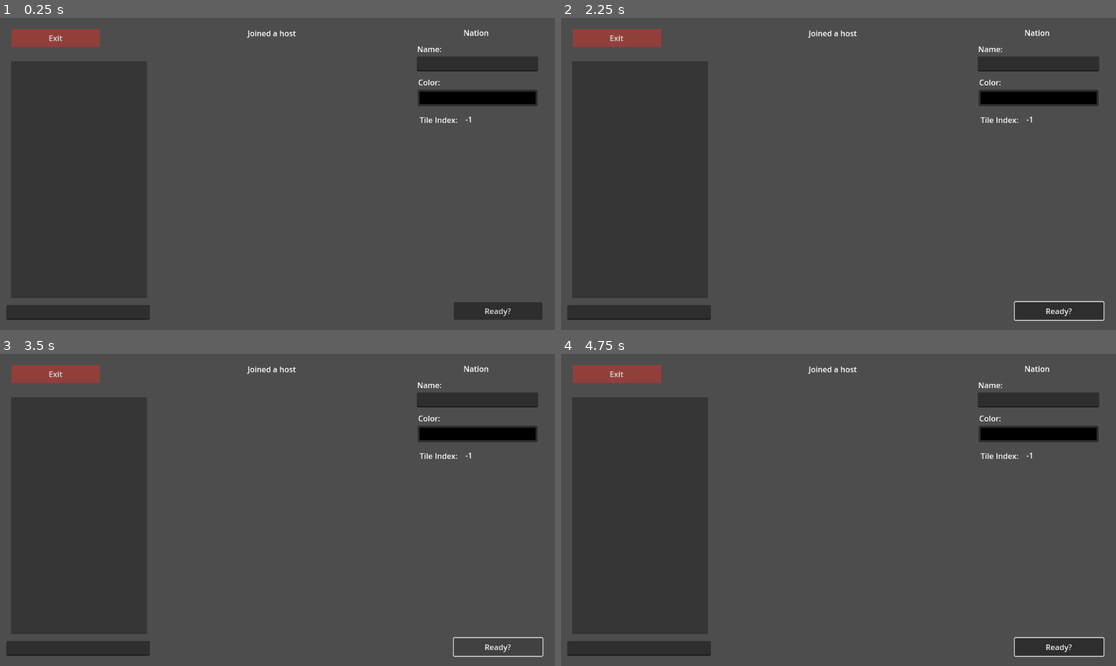
Above: before the commit, frames 1-4 (two rows, left to right).
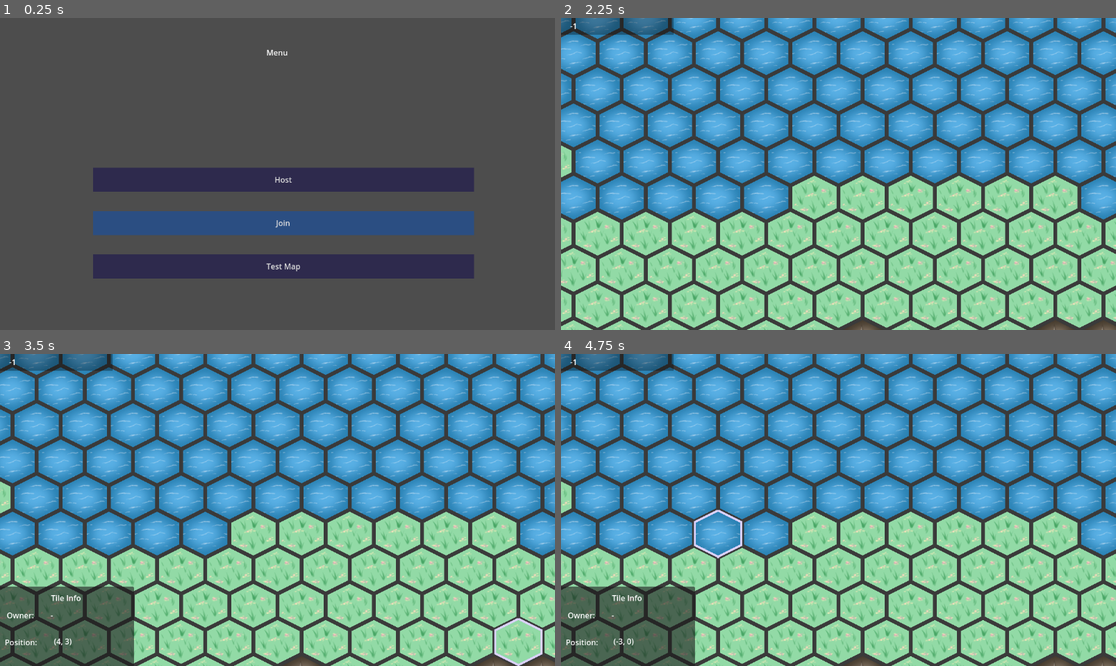
Above: after the commit, the same moments.

Repository: DragonCat4012/Shyv_Game
Game: Godot game, scene res://Scenes/Lobby/PeerView.tscn
The game is run twice, just before and just after one commit, with the same random seed, the same clock (stepped at 60 frames per second) and the same inputs. This scene is started directly instead of the project's main scene.
Inputs (mouse positions are in pixels of both pictures, inside the frame that each line leads up to):
- Up to frame 1 (0.25 s): no input
- Up to frame 2 (2.25 s): click (1060, 311) at 0.5 s, where only the run before the commit has a clickable "Ready?"; click (1060, 311) at 1.25 s, where only the run before the commit has a clickable "Ready?"; click (844, 267) at 2 s, where only the run after the commit has a clickable "Test Map"
- Up to frame 3 (3.5 s): click (499, 647) at 2.75 s, where only the run before the commit has a clickable "Ready?"
- Up to frame 4 (4.75 s): tap Enter at 3.5 s; move the mouse to (960, 494) at 3.52 s; right-click (960, 494) at 3.6 s; tap Space at 4.25 s; move the mouse to (727, 525) at 4.27 s; click (727, 525) at 4.35 s

The runs differ from the first frame. In frame 1, 20% of the frame differs, in the area x 1-98%, y 3-97%; in frame 2, 84%; in frame 3, 85%; in frame 4, 85%, in the area x 0-100%, y 0-100%.
Error before the commit: Parse Error: Too many arguments for "send_ready()" call. Expected at most 0 but received 1. (res://Scenes/Lobby/PeerView.gd:51)

Commit message:
Send Nation on ready

Diff:
--- a/GamManager.gd
+++ b/GamManager.gd
@@ -8,7 +8,6 @@
 var connected_peer_ids: Array[int] = []
 var ready_peer_ids: Array[int] = []
 var messages = {} # Lobby messages
-var nationMappping = {} # created by hot, then published on game start
 
 # Map
 var seed = 0
--- a/Global/JSONUTIL.gd
+++ b/Global/JSONUTIL.gd
@@ -21,7 +21,7 @@
 const NationModel = preload("res://Models/NationModel.gd")
 
 func NationModel_to_JSON(nation: NationModel) -> String:
-	var dict = {"name": nation.name, "description": nation.description, "color": nation.color, "building_tile_row": nation.building_tile_row}
+	var dict = {"name": nation.name, "description": nation.description, "color": var_to_str(nation.color), "building_tile_row": nation.building_tile_row}
 	return JSON.stringify(dict)
 
 func NationModel_from_JSON(str: String) -> NationModel:
@@ -32,6 +32,6 @@
 		return null
 	nation.name = dict["name"]
 	nation.description = dict["description"]
-	nation.color = dict["color"]
+	nation.color = str_to_var(dict["color"])
 	nation.building_tile_row = dict["building_tile_row"]
 	return nation
--- a/Scenes/Lobby/LobbyManager.gd
+++ b/Scenes/Lobby/LobbyManager.gd
@@ -12,13 +12,21 @@
 	#messages[multiplayer.get_unique_id()] = newMessage
 
 @rpc("any_peer", "call_local") # Any peer can call it, calls on self
-func _on_ready():
+func _on_ready(nation):
 	var peer_id = multiplayer.get_remote_sender_id()
+	if peer_id not in GamManager.ready_peer_ids:
+		GamManager.ready_peer_ids.append(peer_id)
+
+	var playedNation = Jsonutil.NationModel_from_JSON(nation)
+	GamManager.nationMapping[str(peer_id)] = playedNation
+	print("#### ", playedNation)
+
+	if peer_id == GamManager.ownID:
+		return
 	GamManager.print_signed("Ready peer: ", peer_id)
-	GamManager.ready_peer_ids.append(peer_id)
 
-func send_ready():
-	rpc("_on_ready")
+func send_ready(nation: NationModel):
+	rpc("_on_ready", Jsonutil.NationModel_to_JSON(nation))
 	GamManager.ready_peer_ids.append(multiplayer.get_unique_id())
 
 @rpc("any_peer", "call_local") # Any peer can call it, calls on self
@@ -26,6 +34,7 @@
 	var peer_id = multiplayer.get_remote_sender_id()
 	GamManager.print_signed("UN-Ready peer: ", peer_id)
 	GamManager.ready_peer_ids.erase(peer_id)
+	GamManager.nationMapping.erase(str(peer_id))
 
 func send_un_ready():
 	rpc("_on_un_ready")
--- a/Scenes/Lobby/PeerView.gd
+++ b/Scenes/Lobby/PeerView.gd
@@ -11,10 +11,12 @@
 var nation = preload("res://Models/NationModel.gd").new()
 @onready var nation_name = $CreateNation/nationName
 @onready var color_picker = $CreateNation/colorPicker
+@onready var tile_index_label = $CreateNation/tileIndexLabel
 
 func _ready():
 	color_picker.color = nation.color
 	nation_name.text = nation.name
+	tile_index_label.text = str(nation.building_tile_row)
 
 func _process(delta):
 	if !GamManager.connected:
